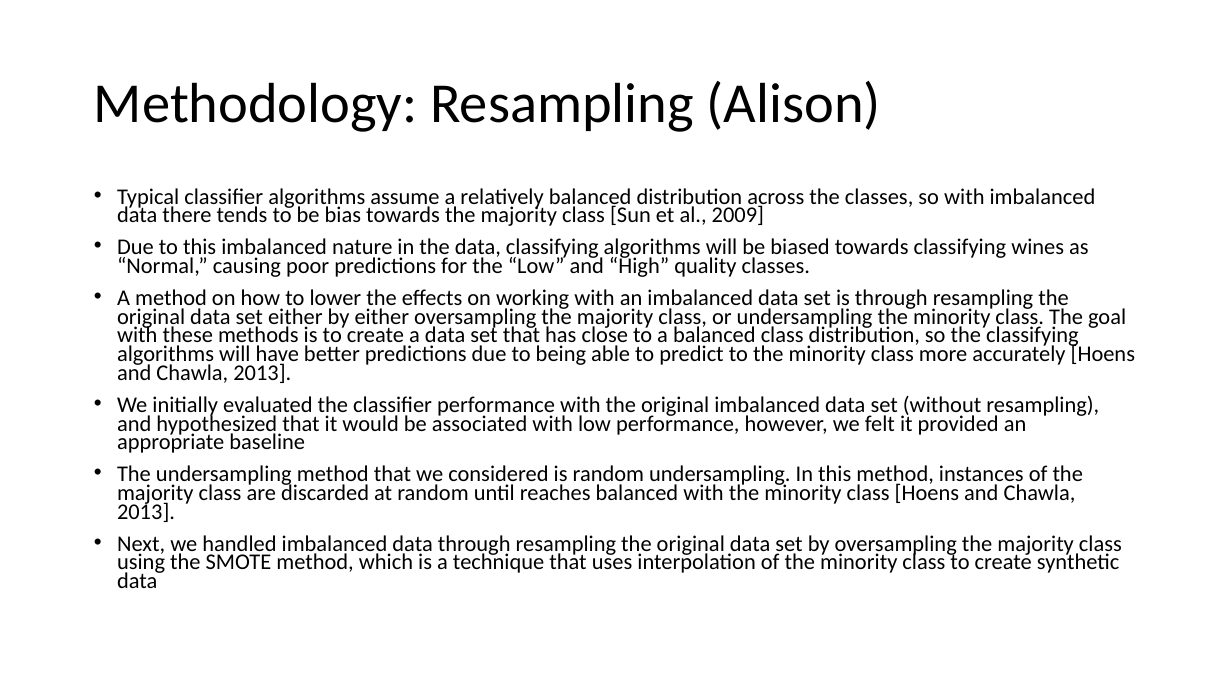
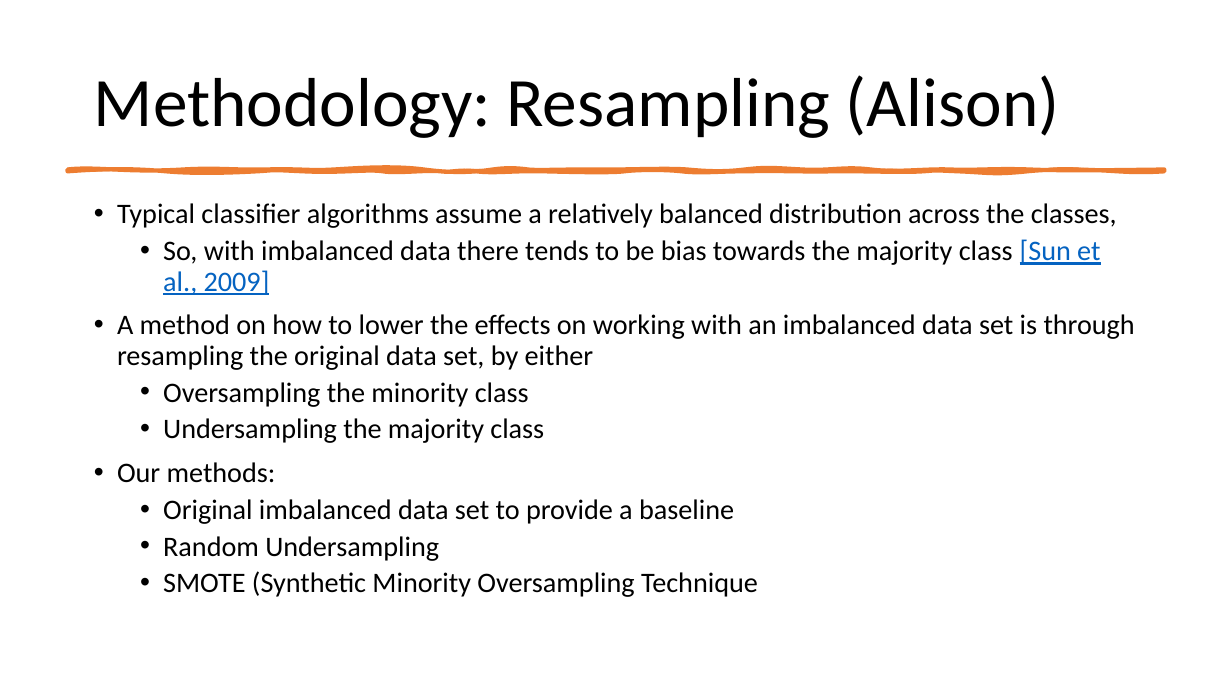
Before and after one commit to earobinson95/Statistical-Learning-Project-UNL-STAT983, a slide deck: slide 5 of presentation/final-presentation.pptx. Drawn at 1232x693 pixels with LibreOffice and Linux fonts; fonts in the diff are those of the drawing. Boxes give left, top, right and bottom in pixels: in the first picture for what was removed or moved away, otherwise in the second. Text is boxed around its words. In the diff, an @@ line names an element or a change of style, - is before the commit and + after.

```diff
--- a/presentation/final-presentation.pptx
+++ b/presentation/final-presentation.pptx
@@ title "Methodology: Resampling (Alison)" at (94, 75, 1060, 138): size 44 to 54 pt @@
@@ freeform shape added at (67, 169, 1165, 171), fill #ED7D31, outline #ED7D31 3.25 pt @@
@@ text at (117, 203, 1135, 597): text changed; size 17.5 to 22 pt @@
-• Typical classifier algorithms assume a relatively balanced distribution across the classes, so with imbalanced data there tends to be bias towards the majority class [Sun et al., 2009]
-• Due to this imbalanced nature in the data, classifying algorithms will be biased towards classifying wines as “Normal,” causing poor predictions for the “Low” and “High” quality classes.
-• A method on how to lower the effects on working with an imbalanced data set is through resampling the original data set either by either oversampling the majority class, or undersampling the minority class. The goal with these methods is to create a data set that has close to a balanced class distribution, so the classifying algorithms will have better predictions due to being able to predict to the minority class more accurately [Hoens and Chawla, 2013].
-• We initially evaluated the classifier performance with the original imbalanced data set (without resampling), and hypothesized that it would be associated with low performance, however, we felt it provided an appropriate baseline
-• The undersampling method that we considered is random undersampling. In this method, instances of the majority class are discarded at random until reaches balanced with the minority class [Hoens and Chawla, 2013].
-• Next, we handled imbalanced data through resampling the original data set by oversampling the majority class using the SMOTE method, which is a technique that uses interpolation of the minority class to create synthetic data
+• Typical classifier algorithms assume a relatively balanced distribution across the classes,
+  • So, with imbalanced data there tends to be bias towards the majority class [Sun et al., 2009]
+• A method on how to lower the effects on working with an imbalanced data set is through resampling the original data set, by either
+  • Oversampling the minority class
+  • Undersampling the majority class
+• Our methods:
+  • Original imbalanced data set to provide a baseline
+  • Random Undersampling
+  • SMOTE (Synthetic Minority Oversampling Technique
```
Also in this commit, not shown: 4 other slides changed, 1 slide added, 5 other files.
